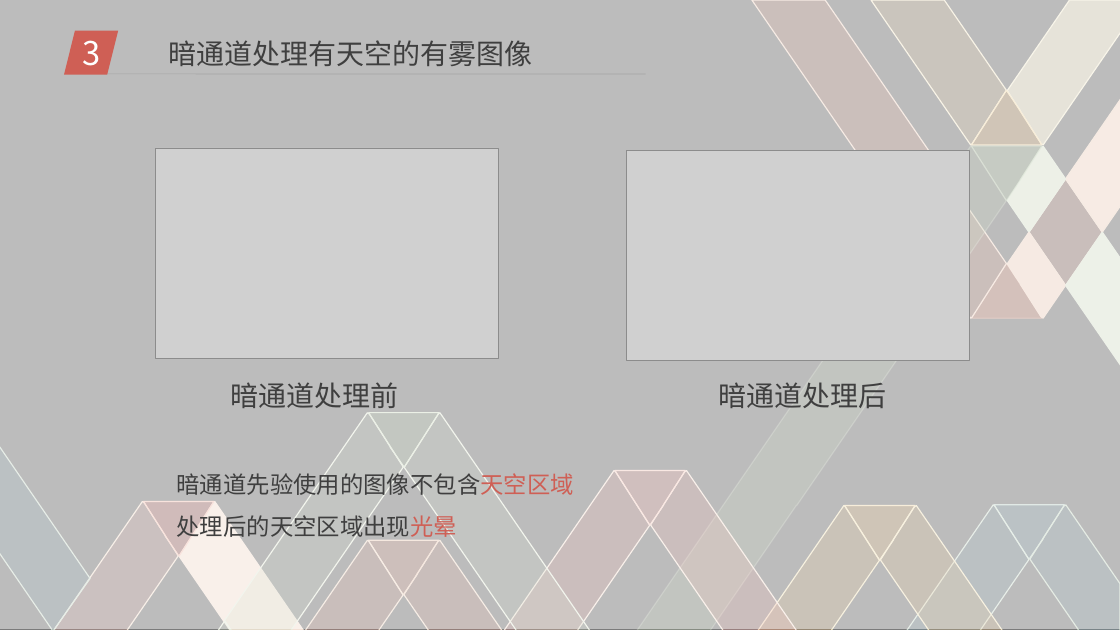
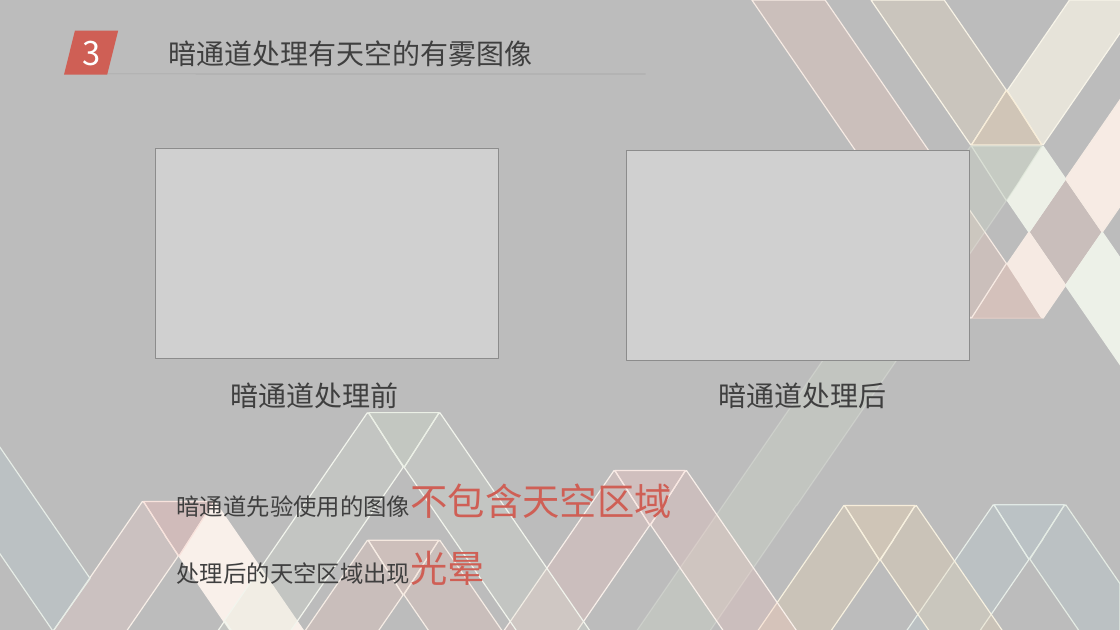
Before and after one commit to DigitalMedia2017-20/Mid-term, a slide deck: slide 18 of pre.ppt (slide 15 before the commit). Drawn at 1120x630 pixels with LibreOffice and Linux fonts; fonts in the diff are those of the drawing; grey boxes stand for pictures; background and template pictures are left out. Boxes give left, top, right and bottom in pixels: in the first picture for what was removed or moved away, otherwise in the second. Text is boxed around its words. In the diff, an @@ line names an element or a change of style, - is before the commit and + after.

```diff
--- a/pre.ppt
+++ b/pre.ppt
@@ text "暗通道先验使用的图像不包含天空区域" at box(177, 477, 671, 593): size 20 to 32 pt in "暗通道先验使用的图像不包含天空区域", "处理后的天空区域出现光晕"; text colour #3F3F3F to #CF5F55 in "暗通道先验使用的图像不包含天空区域" @@
```
Also in this commit, not shown: 9 other slides changed, 3 slides added.
